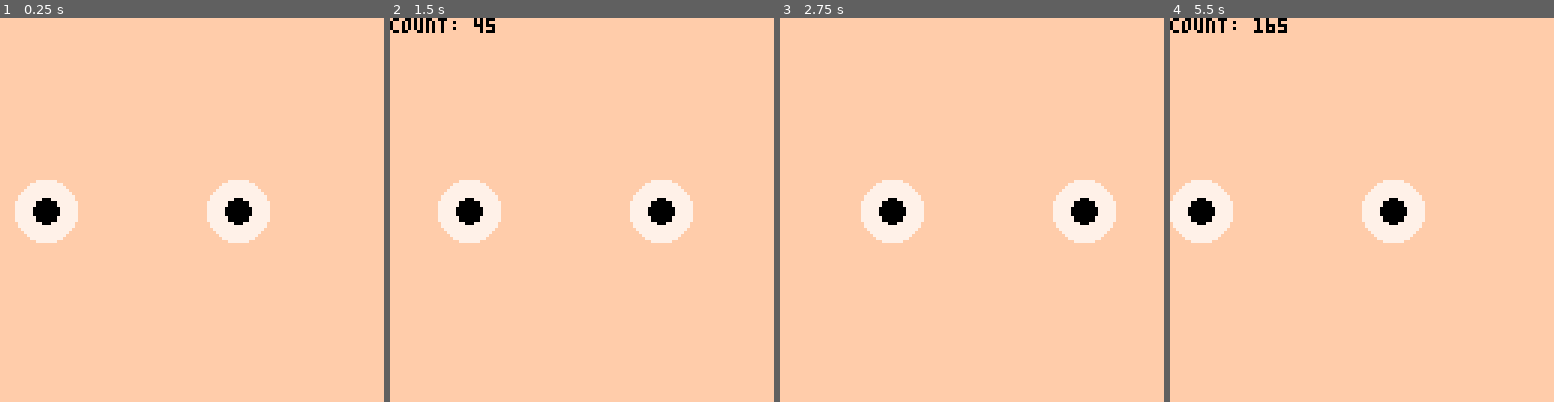
Above: before the commit, frames 1-4 (left to right).
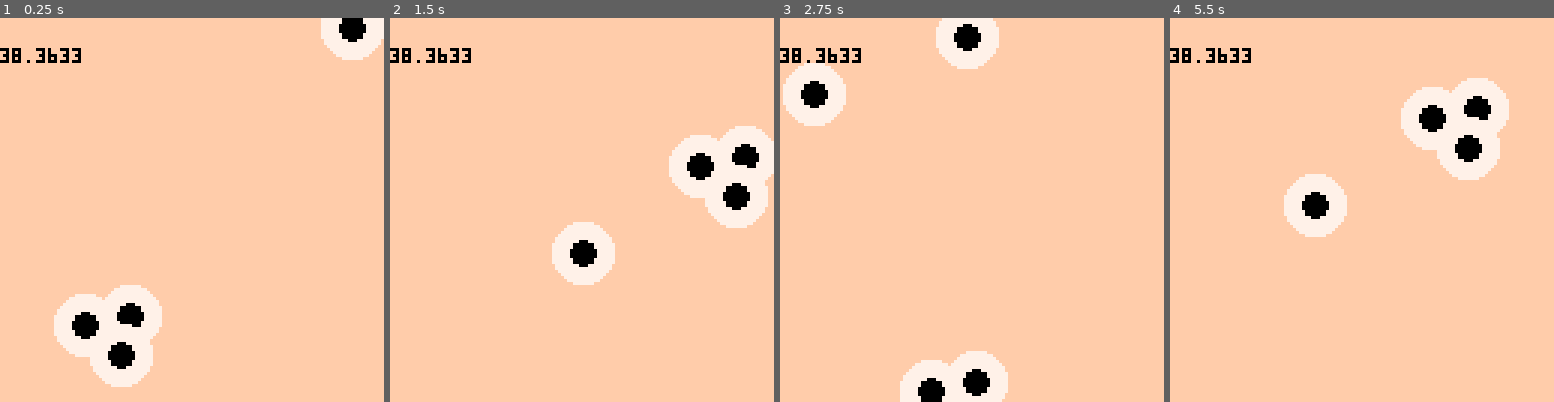
Above: after the commit, the same moments.

Repository: akd-io/pico8
Game: PICO-8 cartridge demos/react.p8
The game is run twice, just before and just after one commit, with the same random seed, the same clock (stepped at 60 frames per second) and the same inputs.
Inputs:
- Up to frame 1 (0.25 s): no input
- Up to frame 2 (1.5 s): no input
- Up to frame 3 (2.75 s): no input
- Up to frame 4 (5.5 s): no input

The runs differ from the first frame. In frame 1, 11% of the frame differs, in the area x 0-100%, y 0-97%; in frame 2, 12%; in frame 3, 12%; in frame 4, 13%, in the area x 0-89%, y 0-59%.

Commit message:
Re-add renderRoot. Cleanup unmounted components. Make functions local.

Diff:
--- a/demos/react.p8
+++ b/demos/react.p8
@@ -8,8 +8,9 @@
 function initReact()
   local components = {}
   local currentComponent = nil
+  local frame = 0
 
-  function createComponent(func)
+  local function createComponent(func)
     return function(key, ...)
       -- Generate a unique ID for this component instance
       local instanceId = key or "default"
@@ -26,6 +27,7 @@
       local prevComponent = currentComponent
       currentComponent = components[instanceId]
       currentComponent.hookIndex = 1
+      currentComponent.lastRenderFrame = frame
 
       -- Run component with remaining args
       local props = pack(...)
@@ -39,7 +41,7 @@
     end
   end
 
-  function useState(initialValue)
+  local function useState(initialValue)
     assert(currentComponent, "hooks can only be called inside components")
 
     local hooks = currentComponent.hooks
@@ -56,7 +58,7 @@
     local _component = currentComponent
     local _hookIndex = hookIndex
 
-    function setValue(val)
+    local function setValue(val)
       printh("useState: setValue: val = " .. val or "nil")
 
       _component.hooks[_hookIndex] = val
@@ -70,10 +72,25 @@
     return value, setValue
   end
 
-  return createComponent, useState
+  local function renderRoot(rootComponent)
+    rootComponent("root")
+
+    -- Clean up any unmounted components
+    for k, component in pairs(components) do
+      -- If component wasn't rendered this frame, remove it completely
+      if component.lastRenderFrame != frame then
+        components[k] = nil
+      end
+    end
+
+    -- Increment frame counter
+    frame += 1
+  end
+
+  return createComponent, renderRoot, useState
 end
 
-local createComponent, useState = initReact()
+local createComponent, renderRoot, useState = initReact()
 
 -- Example usage
 local frame = 1
@@ -82,35 +99,36 @@
   circfill(x, y, r, col)
 end)
 
-local eyeballComponent = createComponent(function(x, y)
+local eyeballComponent = createComponent(function()
+  local x, setX = useState(rnd() * 128)
+  local y, setY = useState(rnd() * 128)
+
   circleComponent("circle1", x, y, 10, 7)
   circleComponent("circle2", x, y, 4, 0)
-end)
 
-local counterComponent = createComponent(function()
-  local count, setCount = useState(0)
-  setCount(count + 1)
-  print("count: " .. count, 0, 0, 0)
+  setX((x + 1) % 128)
+  setY((y + 1) % 128)
 end)
 
 local containerComponent = createComponent(function()
   cls(15)
-  local x1, setX1 = useState(0)
 
-  if (frame % 2 == 1) then
-    counterComponent("counter1")
+  -- Because the fourth eyeball is only rendered 99% of the time, it will sometimes not be rendered and unmount.
+  -- This will result in the fourth eyeball's getting cleaned up and be given a new initial position when re-mounted.
+  -- Eyeballs 1-3 are not conditional, and their state is correctly persisted forever.
+
+  local renderFourthEyeball = rnd() < 0.99
+  local eyeballs = renderFourthEyeball and 4 or 3
+  for i = 1, eyeballs do
+    eyeballComponent("eye" .. i)
   end
-
-  local x2, setX2 = useState(64)
-  setX1((x1 + 1) % 128)
-  setX2((x2 + 1) % 128)
-
-  eyeballComponent("eye1", x1, 64)
-  eyeballComponent("eye2", x2, 64)
 end)
 
-function _update60() end
-function _draw()
-  containerComponent("root")
+local function _update60() end
+local function _draw()
+  renderRoot(containerComponent)
+
+  print(stat(0), 0, 10)
+
   frame += 1
 end
